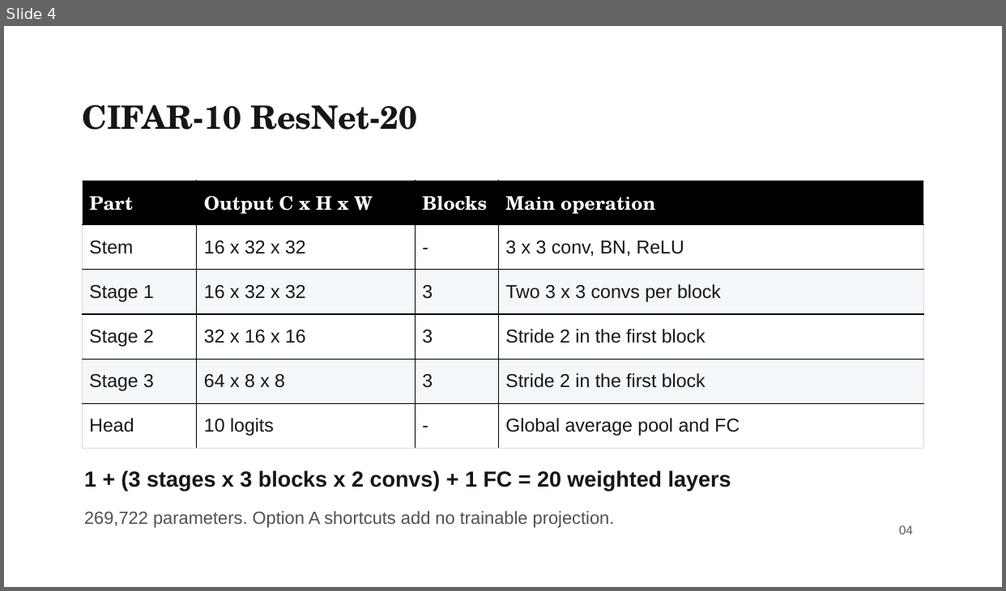
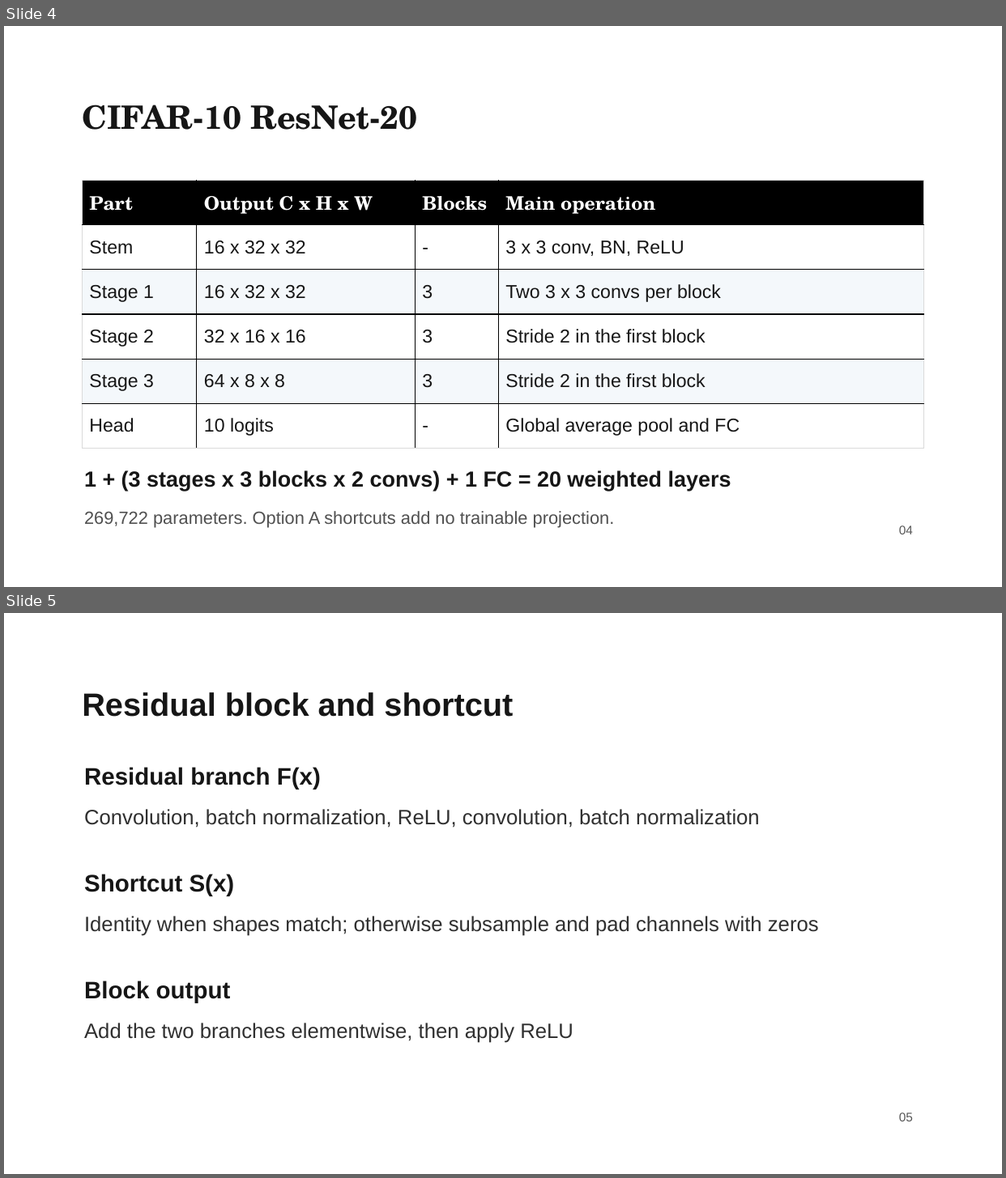
Before and after one commit to liuyanze910-svg/miae01-resnet-replication, a slide deck: docs/slides/week4_a_background_methods.pptx. Shown one above the other, each under a label of ours: slide 4 before the commit, slides 4 and 5 after it. The pictures are 1006x591 and 1006x1178 pixels, drawn with LibreOffice and Linux fonts; fonts in the diff are those of the drawing; background and template pictures are left out. Boxes give left, top, right and bottom in pixels: in the first picture for what was removed or moved away, otherwise in the second. Text is boxed around its words. In the diff, an @@ line names an element or a change of style, - is before the commit and + after.

```diff
--- a/docs/slides/week4_a_background_methods.pptx
+++ b/docs/slides/week4_a_background_methods.pptx
@@ slide 5 added at (x1=4, y1=613, x2=1002, y2=1174), background picture (left out) @@
@@ text added at (x1=82, y1=692, x2=513, y2=717), 31 pt, text #161616, bold @@
+Residual block and shortcut
@@ text added at (x1=84, y1=767, x2=321, y2=790), 23 pt, text #161616, bold @@
+Residual branch F(x)
@@ text added at (x1=84, y1=809, x2=760, y2=828), 20 pt, text #303030 @@
+Convolution, batch normalization, ReLU, convolution, batch normalization
@@ text added at (x1=84, y1=874, x2=235, y2=897), 23 pt, text #161616, bold @@
+Shortcut S(x)
@@ text added at (x1=84, y1=916, x2=819, y2=936), 20 pt, text #303030 @@
+Identity when shapes match; otherwise subsample and pad channels with zeros
@@ text added at (x1=84, y1=981, x2=231, y2=1003), 23 pt, text #161616, bold @@
+Block output
@@ text added at (x1=84, y1=1023, x2=573, y2=1043), 20 pt, text #303030 @@
+Add the two branches elementwise, then apply ReLU
@@ text added at (x1=899, y1=1113, x2=913, y2=1122), 12 pt, text #555555 @@
+05
```
Also in this commit, not shown: 8 slides changed, 2 other slides added, 4 other files.
